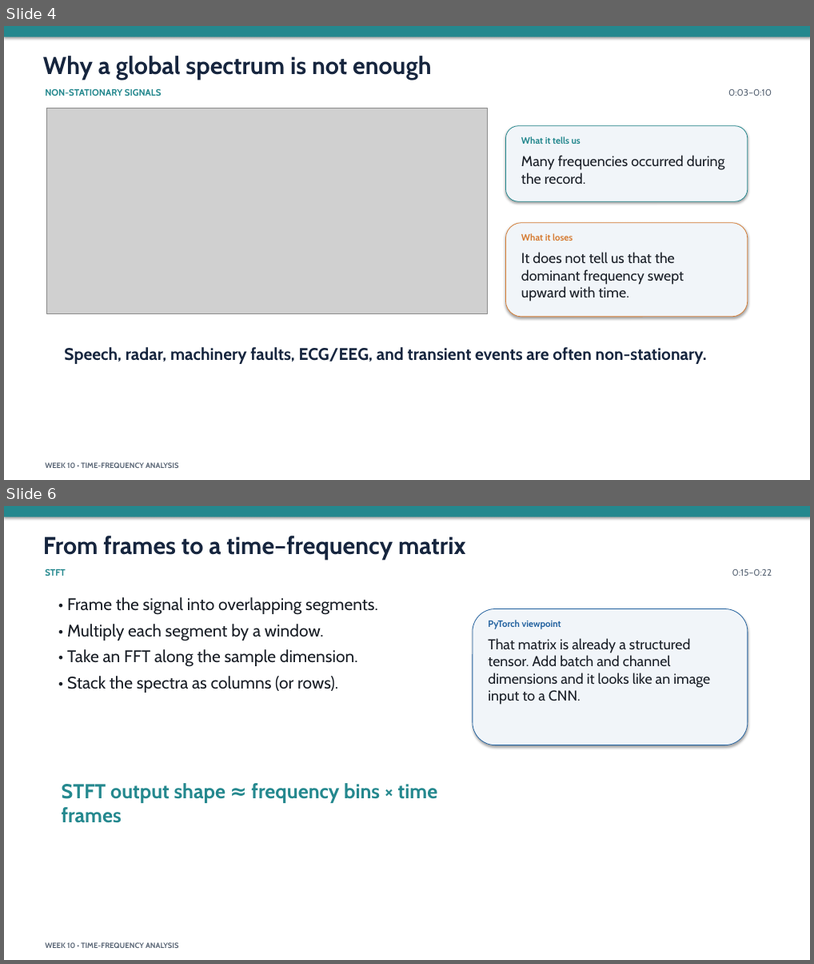
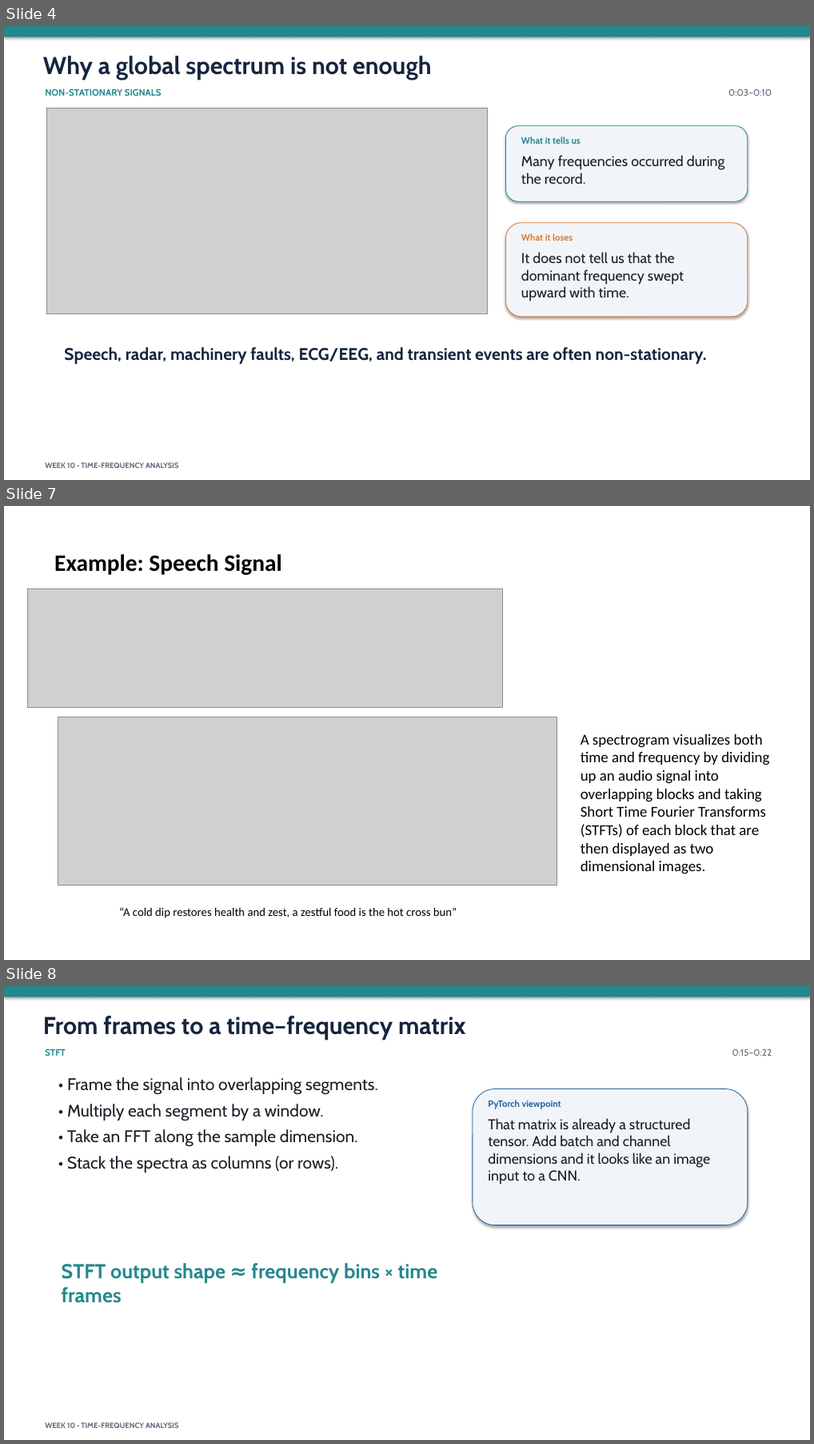
Before and after one commit to mathys2000/ecen45632_f26, a slide deck: lecture_slides/Week6_Lecture12_STFT_Spectrograms_101326_myAnnotated.pptx. Shown one above the other, each under a label of ours: slides 4 and 6 before the commit, slides 4, 7 and 8 after it; the slides between them are not shown. The pictures are 814x964 and 814x1444 pixels, drawn with LibreOffice and Linux fonts; fonts in the diff are those of the drawing; grey boxes stand for pictures. Boxes give left, top, right and bottom in pixels: in the first picture for what was removed or moved away, otherwise in the second. Text is boxed around its words. In the diff, an @@ line names an element or a change of style, - is before the commit and + after.

```diff
--- a/lecture_slides/Week6_Lecture12_STFT_Spectrograms_101326_myAnnotated.pptx
+++ b/lecture_slides/Week6_Lecture12_STFT_Spectrograms_101326_myAnnotated.pptx
@@ slide 7 added at box(4, 506, 810, 960), background #FFFFFF @@
@@ text added at box(54, 554, 282, 575), 28 pt, text #000000, bold @@
+Example: Speech Signal
@@ picture added at box(27, 589, 503, 707) @@
@@ picture added at box(58, 716, 557, 884) @@
@@ text added at box(581, 734, 770, 874), 18 pt, text #000000 @@
+A spectrogram visualizes both time and frequency by dividing up an audio signal into overlapping blocks and taking Short Time Fourier Transforms (STFTs) of each block that are then displayed as two dimensional images.
@@ text added at box(119, 907, 457, 918), 14 pt, text #000000 @@
+“A cold dip restores health and zest, a zestful food is the hot cross bun”
@@ what was slide 6 is now slide 8 @@
```
Also in this commit, not shown: 2 slides changed, 1 other slide added, 18 other files.
